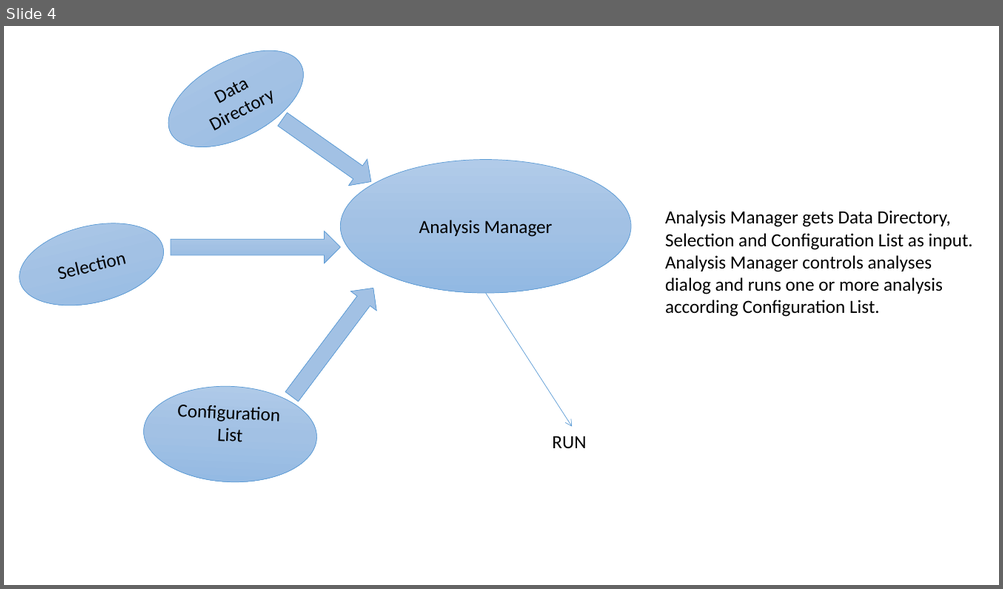
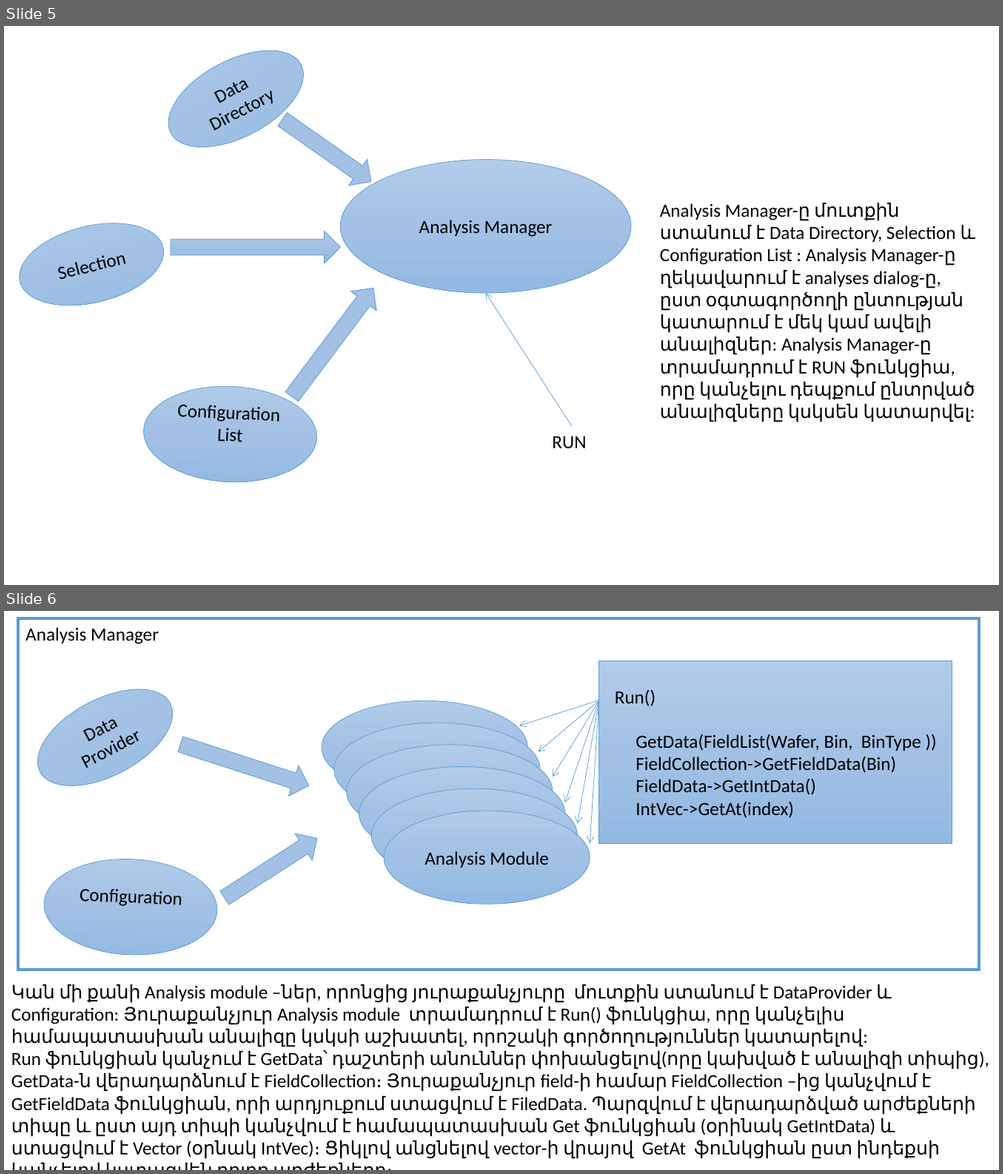
Before and after one commit to Mesrop-Gevorgyan/ATRChipset, a slide deck: Doc/Architecture_slide.pptx. Shown one above the other, each under a label of ours: slide 4 before the commit, slides 5 and 6 after it. The pictures are 1003x589 and 1003x1174 pixels, drawn with LibreOffice and Linux fonts; fonts in the diff are those of the drawing. Boxes give left, top, right and bottom in pixels: in the first picture for what was removed or moved away, otherwise in the second. Text is boxed around its words. In the diff, an @@ line names an element or a change of style, - is before the commit and + after.

```diff
--- a/Doc/Architecture_slide.pptx
+++ b/Doc/Architecture_slide.pptx
@@ slide 6 added at box(4, 611, 999, 1170), background #FFFFFF @@
@@ rectangle added at box(18, 618, 979, 970), outline #5B9BD5 3 pt, 18 pt, text #000000 @@
+Analysis Manager
@@ group added at box(22, 661, 951, 959): 8 ellipses, 6 arrows, 2 right arrows, 1 rectangle @@
+Data Provider
+Configuration
+Run()
+GetData(FieldList(Wafer, Bin, BinType ))
+FieldCollection->GetFieldData(Bin)
+FieldData->GetIntData()
+IntVec->GetAt(index)
+Analysis Module
+Analysis Module
+Analysis Module
+Analysis Module
+Analysis Module
@@ text added at box(11, 985, 979, 1159), 18 pt, text #000000 @@
+Կան մի քանի Analysis module –ներ, որոնցից յուրաքանչյուրը մուտքին ստանում է DataProvider և Configuration: Յուրաքանչյուր Analysis module տրամադրում է Run() ֆունկցիա, որը կանչելիս համապատասխան անալիզը կսկսի աշխատել, որոշակի գործողություններ կատարելով:
+Run ֆունկցիան կանչում է GetData՝ դաշտերի անուններ փոխանցելով(որը կախված է անալիզի տիպից), GetData-ն վերադարձնում է FieldCollection։ Յուրաքանչյուր field-ի համար FieldCollection –ից կանչվում է GetFieldData ֆունկցիան, որի արդյուքում ստացվում է FiledData. Պարզվում է վերադարձված արժեքների տիպը և ըստ այդ տիպի կանչվում է համապատասխան Get ֆունկցիան (օրինակ GetIntData) և ստացվում է Vector (օրնակ IntVec)։ Ցիկլով անցնելով vector-ի վրայով GetAt ֆունկցիան ըստ ինդեքսի կանչելով կստացվեն բոլոր արժեքները։
@@ what was slide 4 is now slide 5 @@
@@ slide 5 changed as well @@
@@ text at box(660, 203, 975, 423): text changed @@
-Analysis Manager gets Data Directory, Selection and Configuration List as input. Analysis Manager controls analyses dialog and runs one or more analysis according Configuration List.
+Analysis Manager-ը մուտքին ստանում է Data Directory, Selection և Configuration List : Analysis Manager-ը ղեկավարում է analyses dialog-ը, ըստ օգտագործողի ընտության կատարում է մեկ կամ ավելի անալիզներ: Analysis Manager-ը տրամադրում է RUN ֆունկցիա, որը կանչելու դեպքում ընտրված անալիզները կսկսեն կատարվել:
@@ arrow moved from (486, 293) - (572, 426) to (572, 426) - (486, 293) @@
```
Also in this commit, not shown: 1 other slide changed, 5 other slides added, 4 slides removed.
